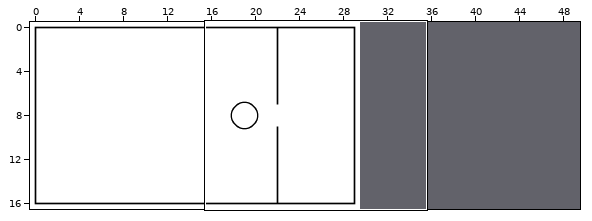
One commit to this Tiled map (JSON): code/assets/maps/map3.json. Above: a wide view before the commit, with the close-up outlined.
Close-up. Before the edit:
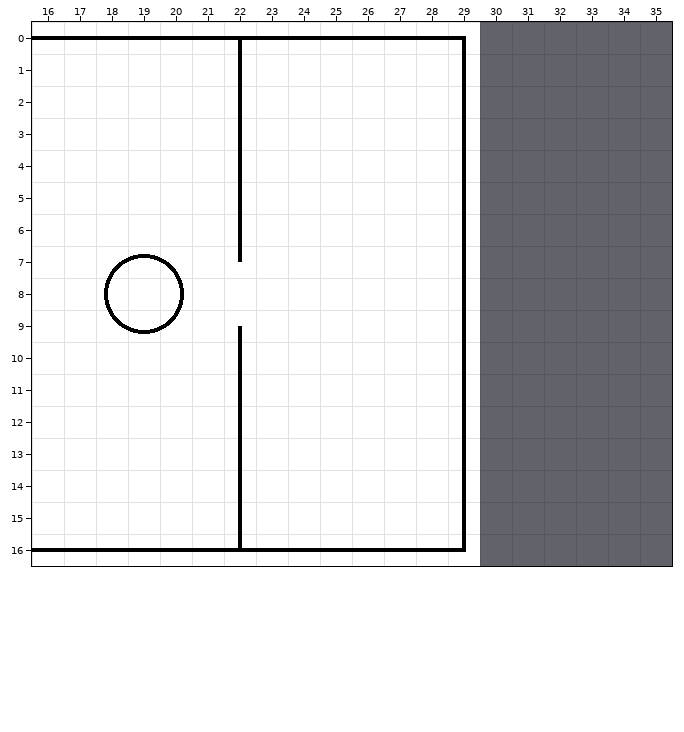
Cells are 32x32 px. Shown: x 16..35, y 0..16. The commit also changed other parts of the map, which this record leaves out. The old version is drawn lined up with the new one.
After the commit:
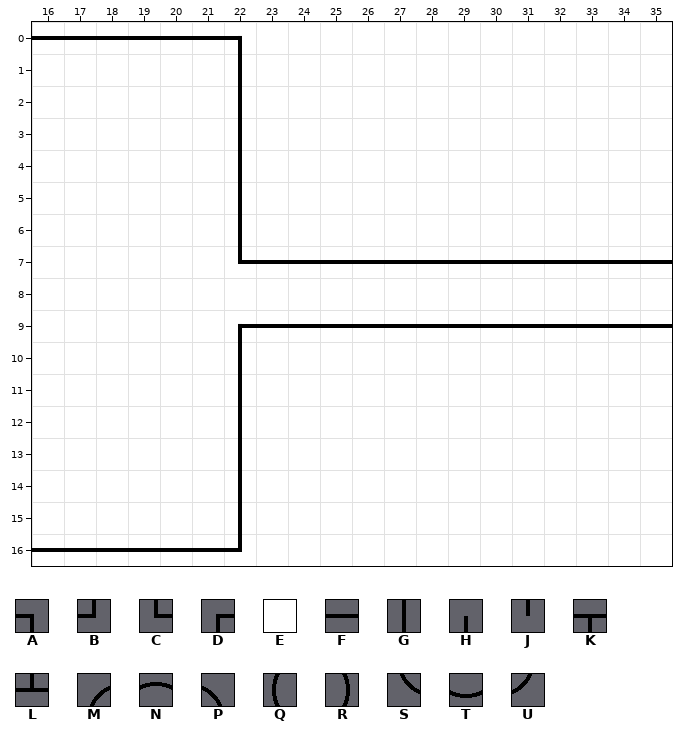
Key: from "minimal-tileset": A 0, B 1, C 2, D 3, E 7, F 9, G 18, H 20, J 21, K 27, L 29, M 36, N 37, P 38, Q 45, R 47, S 54, T 55, U 56.
_ is an empty cell.
What changed:
map size 30x17 -> 50x17 cells
Layer "floor":
There is now tile E in rows 0 to 16 at x 30 to 35.
Layer "walls":
The edit turns tile K into tile A in row 0 at x 22.
The edit turns tile L into tile B in row 16 at x 22.
The edit turns tile J into tile C in row 7 at x 22.
The edit turns tile H into tile D in row 9 at x 22.
The edit turns tile G into tile F in row 7 at x 29; in row 9 at x 29.
There is now tile F in row 7 at x 23 to 28 and 30 to 35; in row 9 at x 23 to 28 and 30 to 35.
The author cleared tile A in row 0 at x 29.
The author cleared tile B in row 16 at x 29.
The author cleared tile F in row 0 at x 23 to 28; in row 16 at x 23 to 28.
The author cleared tile G in rows 1 to 6 at x 29; in row 8 at x 29; in rows 10 to 15 at x 29.
The author cleared tile M in row 7 at x 18.
The author cleared tile N in row 7 at x 19.
The author cleared tile P in row 7 at x 20.
The author cleared tile Q in row 8 at x 18.
The author cleared tile R in row 8 at x 20.
The author cleared tile S in row 9 at x 18.
The author cleared tile T in row 9 at x 19.
The author cleared tile U in row 9 at x 20.
Where, in picture pixels (left, top, right, bottom), the same in both close-ups:
changed: (238, 22, 672, 566)
removed: (104, 254, 184, 334)
